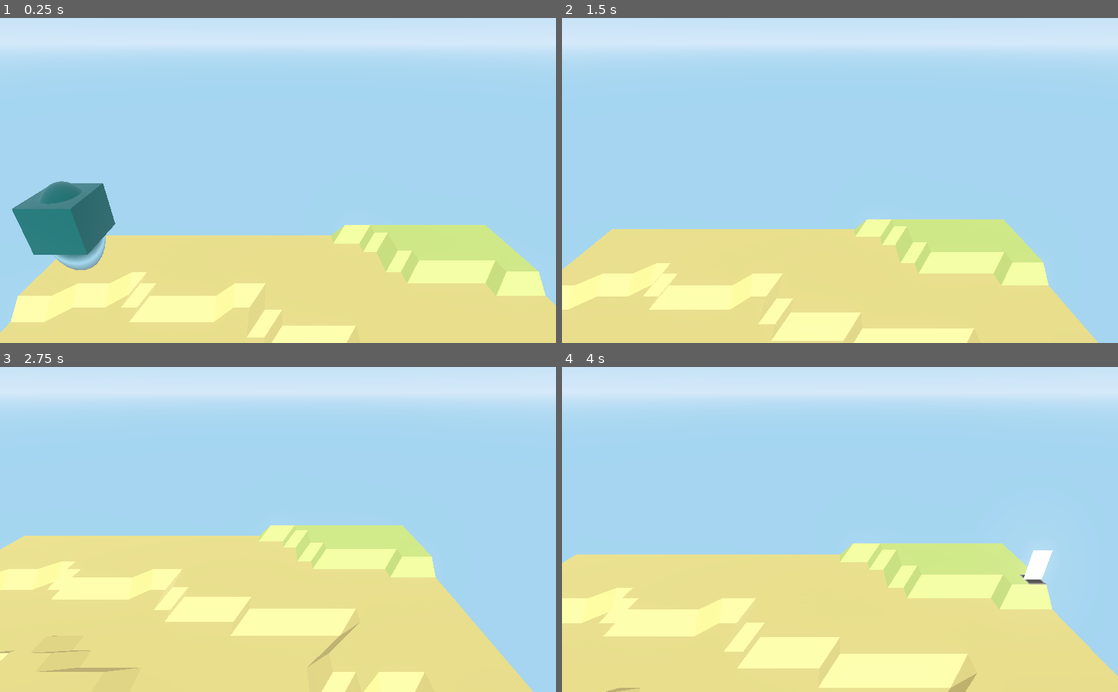
Above: before the commit, frames 1-4 (two rows, left to right).
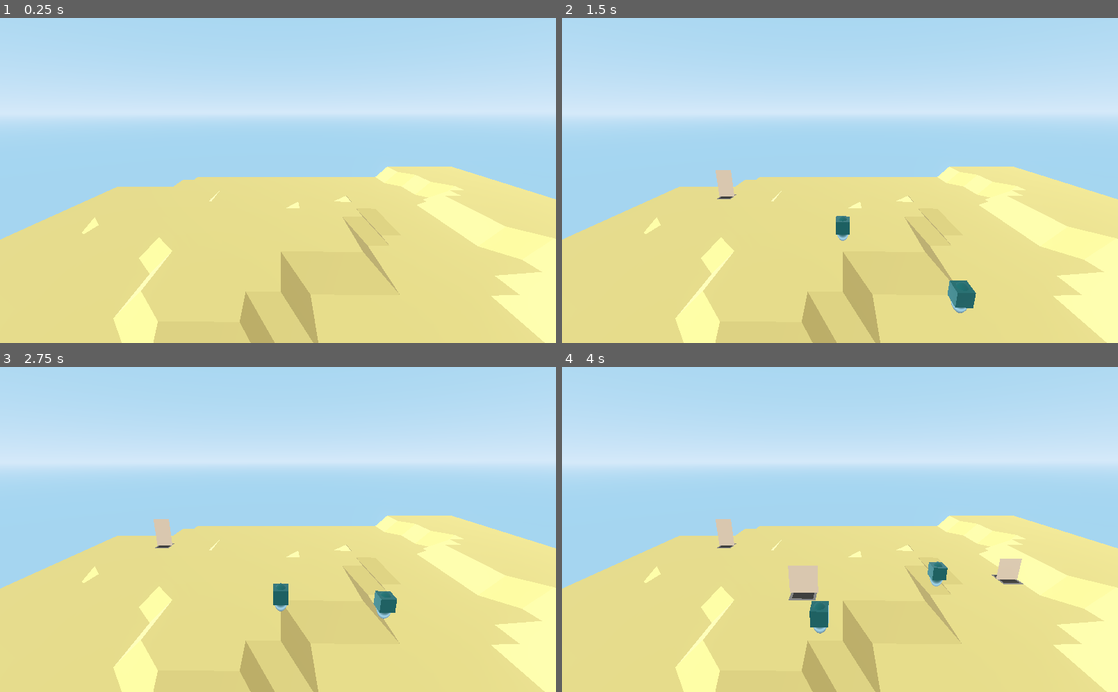
Above: after the commit, the same moments.

Repository: magnetenstad/High-Castle
Game: Godot game, scene res://SceneMain/Main.tscn
Same seed, same stepped clock (60 frames per second), same inputs: the game is played once before the commit and once after it.
Inputs (mouse positions are in pixels of both pictures, inside the frame that each line leads up to):
- Up to frame 1 (0.25 s): no input
- Up to frame 2 (1.5 s): move the mouse to (962, 164) at 0.52 s; hold D 0.53-1.28 s; hold Ctrl 0.53-1.28 s; click (962, 164) at 0.67 s; tap Space at 0.77, 1.07 s; tap Shift at 0.8, 1.35 s; move the mouse to (728, 196) at 1.27 s; hold S from 1.28 s (still down); click (728, 196) at 1.42 s
- Up to frame 3 (2.75 s): tap Space at 1.52, 1.82 s; tap Q at 1.55 s; move the mouse to (333, 458) at 2.02 s; release S at 2.03 s; hold D from 2.03 s (still down); hold Q from 2.03 s (still down); click (333, 458) at 2.17 s; tap E at 2.3 s
- Up to frame 4 (4 s): move the mouse to (812, 594) at 2.77 s; release D at 2.78 s; release Q at 2.78 s; hold W 2.78-3.53 s; tap E at 2.85 s; click (812, 594) at 2.92 s; tap Space at 3.02, 3.05, 3.32 s; move the mouse to (1006, 578) at 3.52 s; hold A from 3.53 s (still down); hold Space from 3.53 s (still down); click (1006, 578) at 3.67 s; tap Ctrl at 3.8 s

The runs differ from the first frame. In frame 1, 52% of the frame differs, in the area x 0-100%, y 0-100%; in frame 2, 49%; in frame 3, 44%; in frame 4, 46%.
Error after the commit: Parse Error: Mixed tabs and spaces in indentation. (res://SceneCamera/Camera.gd:49)

Commit message:
minecraft camera

Diff:
--- a/Game/Player.tscn
+++ /dev/null
@@ -1,42 +0,0 @@
-[gd_scene load_steps=6 format=2]
-
-[ext_resource path="res://SceneMain/RigidBody.gd" type="Script" id=1]
-[ext_resource path="res://Assets/hatman.png" type="Texture" id=2]
-
-[sub_resource type="SpatialMaterial" id=1]
-params_billboard_mode = 2
-params_use_alpha_scissor = true
-params_alpha_scissor_threshold = 0.98
-
-[sub_resource type="BoxShape" id=2]
-extents = Vector3( 0.248516, 0.542721, 0.286915 )
-
-[sub_resource type="GDScript" id=3]
-script/source = "extends Spatial
-"
-
-[node name="Player" type="KinematicBody"]
-transform = Transform( 1, 0, 0, 0, 1, 0, 0, 0, 1, 0, 10, 0 )
-script = ExtResource( 1 )
-
-[node name="Sprite3D" type="Sprite3D" parent="."]
-transform = Transform( 1, 0, 0, 0, 1, 0, 0, 0, 1, -0.450689, 2.26244, -0.367474 )
-visible = false
-material_override = SubResource( 1 )
-pixel_size = 0.02
-texture = ExtResource( 2 )
-
-[node name="CollisionShape" type="CollisionShape" parent="."]
-transform = Transform( 1, 0, 0, 0, 1, 0, 0, 0, 1, -0.418521, 2.21217, -0.366751 )
-shape = SubResource( 2 )
-
-[node name="Rotate" type="Spatial" parent="."]
-transform = Transform( 1, 0, 0, 0, 1, 0, 0, 0, 1, 0, -10, 0 )
-
-[node name="Camera" type="Camera" parent="Rotate"]
-transform = Transform( 1, 0, 0, 0, 0.899825, 0.436252, 0, -0.436252, 0.899825, -0.231614, 13.7543, 2.30842 )
-fov = 60.0
-size = 17.4974
-near = 0.01
-far = 8192.0
-script = SubResource( 3 )
--- a/Game/SceneMain/RigidBody.gd
+++ b/Game/SceneCamera/Camera.gd
@@ -1,28 +1,29 @@
-extends KinematicBody
+extends Spatial
 
-# Declare member variables here. Examples:
-var gravity = Vector3.DOWN * 0
+
 var speed = 4
 var min_speed = 4
 var max_speed = 24
-var jump_speed = 6
-var jump = false
+var spin = PI/1024
+
+var m3_clicked = false
 
 var velocity = Vector3()
 
+func _ready():
+	Input.set_mouse_mode(Input.MOUSE_MODE_CAPTURED)
+
+
 func _physics_process(delta):
-	velocity += gravity * delta
 	get_input()
-	velocity = move_and_slide(velocity, Vector3.UP)
-	if jump == true and is_on_floor():
-		velocity.y = jump_speed
+	global_translate(velocity*delta)
 
 func get_input():
 	velocity.x = 0
 	velocity.z = 0
 	velocity.y = 0
 
-	if Input.is_key_pressed(KEY_SHIFT):
+	if Input.is_key_pressed(KEY_CONTROL):
 		speed = (speed + max_speed*0.01)/(1+0.01)
 	else:
 		speed = min_speed
@@ -35,14 +36,22 @@
 		velocity += -transform.basis.z * speed
 	if Input.is_key_pressed(KEY_S):
 		velocity += transform.basis.z * speed
-	if Input.is_key_pressed(KEY_Q):
+	if Input.is_key_pressed(KEY_SHIFT):
 		velocity.y -= speed
-	if Input.is_key_pressed(KEY_E):
+	if Input.is_key_pressed(KEY_SPACE):
 		velocity.y += speed
 	if Input.is_key_pressed(KEY_LEFT):
 		rotate_y(PI/100)
 	if Input.is_key_pressed(KEY_RIGHT):
 		rotate_y(-PI/100)
-	jump = false
-	if Input.is_key_pressed(KEY_SPACE):
-		jump = true
+
+	if Input.is_action_just_pressed("ui_cancel"):
+        if Input.get_mouse_mode() == Input.MOUSE_MODE_VISIBLE:
+            Input.set_mouse_mode(Input.MOUSE_MODE_CAPTURED)
+        else:
+            Input.set_mouse_mode(Input.MOUSE_MODE_VISIBLE)
+
+
+func _input(event):
+	if Input.get_mouse_mode() == Input.MOUSE_MODE_CAPTURED and event is InputEventMouseMotion:
+		rotate_y(-lerp(0, spin, event.relative.x))
--- /dev/null
+++ b/Game/SceneCamera/Camera.tscn
@@ -0,0 +1,9 @@
+[gd_scene load_steps=2 format=2]
+
+[ext_resource path="res://SceneCamera/Camera.gd" type="Script" id=1]
+
+[node name="CameraPivot" type="Spatial"]
+transform = Transform( -0.0115731, -0.278847, 0.960266, -0.00336041, 0.960336, 0.278826, -0.999927, 0, -0.0120511, 5.45042, 4.87669, 0 )
+script = ExtResource( 1 )
+
+[node name="Camera" type="Camera" parent="."]
--- a/Game/Enemy.gd
+++ b/Game/SceneEnemy/Enemy.gd
@@ -2,18 +2,18 @@
 
 # Declare member variables here. Examples:
 var gravity = Vector3.DOWN * 12
-var speed = 2
+var speed = 0.5
 var jump_speed = 4
 var jump = false
-var target = Vector3()
+var target = Vector3(0, 0, 0)
 var velocity = Vector3()
 
 func _physics_process(delta):
 
 	velocity.x *= 0.5
 	velocity.z *= 0.5
-
-	target = get_node("../Player").get_transform().origin
+	if randf() > 0.995:
+		target = get_node("../Enemy").get_transform().origin + Vector3(randf()*20 - 10, 0, randf()*20-10)
 	var vy = velocity.y
 	velocity += speed * (target - get_transform().origin).normalized()
 	velocity.y = vy
--- a/Game/Enemy.tscn
+++ b/Game/SceneEnemy/Enemy.tscn
@@ -1,7 +1,7 @@
 [gd_scene load_steps=6 format=2]
 
-[ext_resource path="res://Enemy.gd" type="Script" id=1]
-[ext_resource path="res://Matter_Sphere.tres" type="Material" id=2]
+[ext_resource path="res://SceneEnemy/Enemy.gd" type="Script" id=1]
+[ext_resource path="res://SceneEnemy/Matter_Sphere.tres" type="Material" id=2]
 
 [sub_resource type="CubeMesh" id=1]
 
--- a/Game/SceneMain/Main.tscn
+++ b/Game/SceneMain/Main.tscn
@@ -2,8 +2,8 @@
 
 [ext_resource path="res://SceneMain/World.gd" type="Script" id=1]
 [ext_resource path="res://SceneMain/TurretSpawner.gd" type="Script" id=2]
-[ext_resource path="res://Enemy.tscn" type="PackedScene" id=3]
-[ext_resource path="res://Player.tscn" type="PackedScene" id=4]
+[ext_resource path="res://SceneEnemy/Enemy.tscn" type="PackedScene" id=3]
+[ext_resource path="res://SceneCamera/Camera.tscn" type="PackedScene" id=4]
 
 [node name="Main" type="Node"]
 
@@ -21,4 +21,7 @@
 [node name="Enemy" parent="World" instance=ExtResource( 3 )]
 transform = Transform( 1, 0, 0, 0, 1, 0, 0, 0, 1, -2.93277, 12.6355, -0.00128913 )
 
-[node name="Player" parent="World" instance=ExtResource( 4 )]
+[node name="Camera" parent="World" instance=ExtResource( 4 )]
+
+[node name="Enemy2" parent="World" instance=ExtResource( 3 )]
+transform = Transform( 1, 0, 0, 0, 1, 0, 0, 0, 1, 0, 11.5154, -4.09703 )
Renamed: Game/Matter_Sphere.tres -> Game/SceneEnemy/Matter_Sphere.tres
